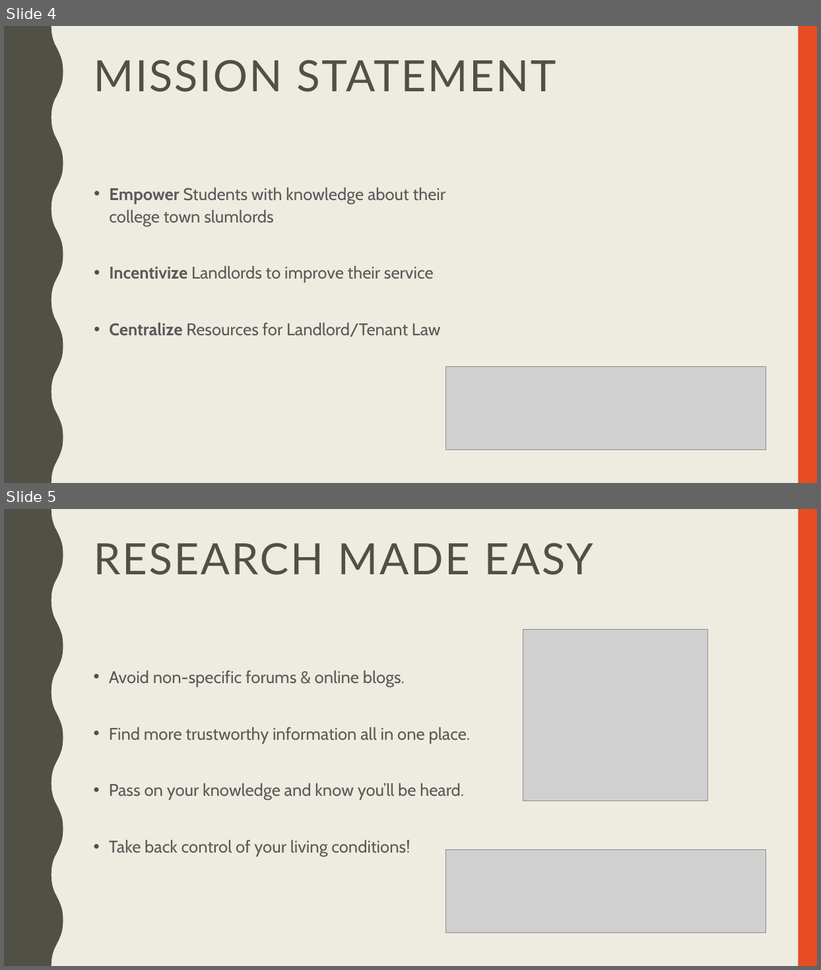
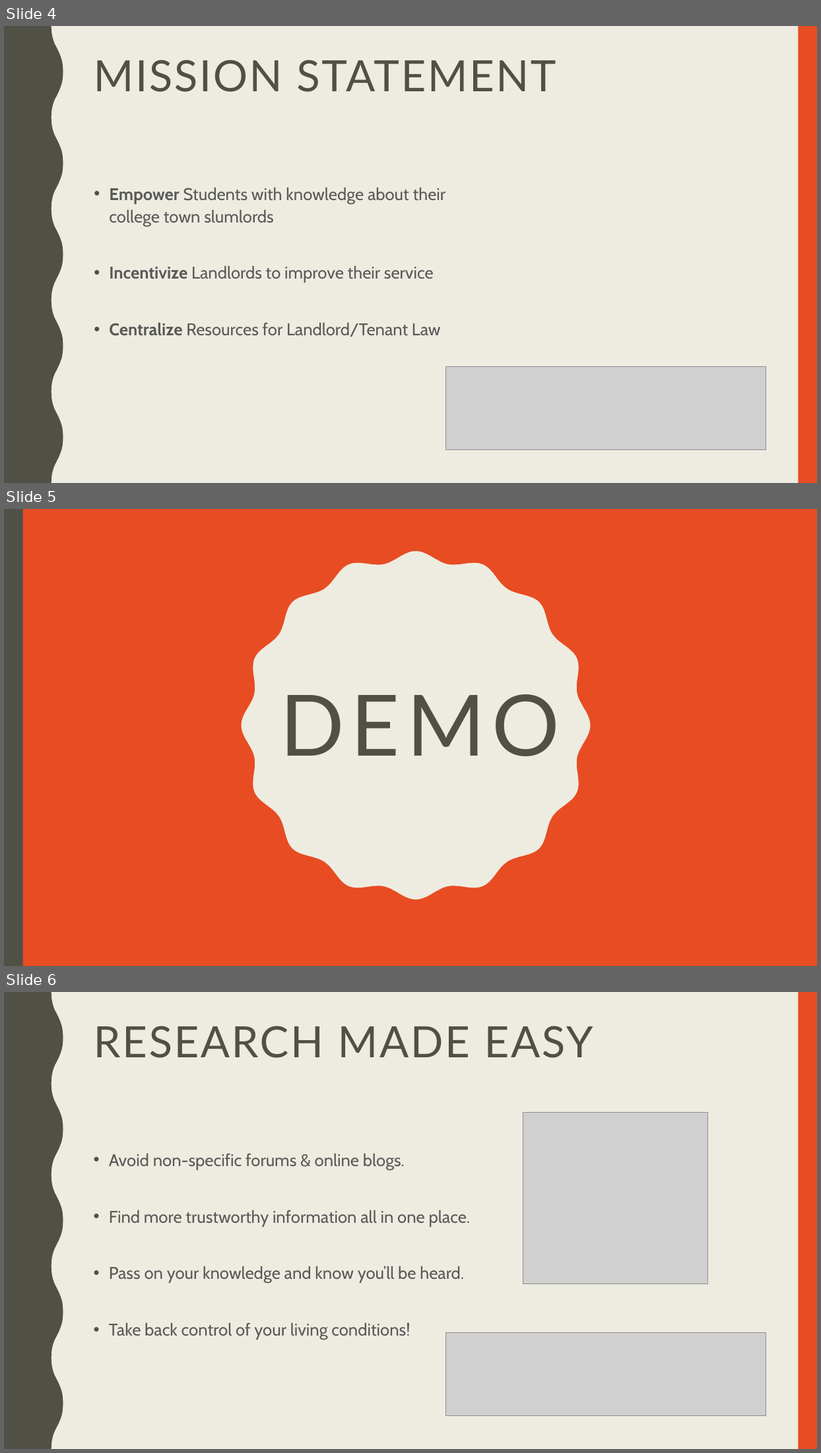
Before and after one commit to magabrin/cs1530-Rate-My-Slumlord, a slide deck: RateMySlumlord-FinalDemo.pptx. Shown one above the other, each under a label of ours: slides 4 and 5 before the commit, slides 4, 5 and 6 after it. The pictures are 821x970 and 821x1453 pixels, drawn with LibreOffice and Linux fonts; fonts in the diff are those of the drawing; grey boxes stand for pictures. Boxes give left, top, right and bottom in pixels: in the first picture for what was removed or moved away, otherwise in the second. Text is boxed around its words. In the diff, an @@ line names an element or a change of style, - is before the commit and + after.

```diff
--- a/RateMySlumlord-FinalDemo.pptx
+++ b/RateMySlumlord-FinalDemo.pptx
@@ slide 5 added at (4,509,817,966), background #E84C22 @@
@@ rectangle added at (4,509,23,966), fill #505046 @@
@@ freeform shape added at (242,551,591,900), fill #EEECE1 @@
@@ title added at (280,694,560,757), 100 pt, text #505046 @@
+DEMO
@@ what was slide 5 is now slide 6 @@
```
Also in this commit, not shown: 3 slides changed.
